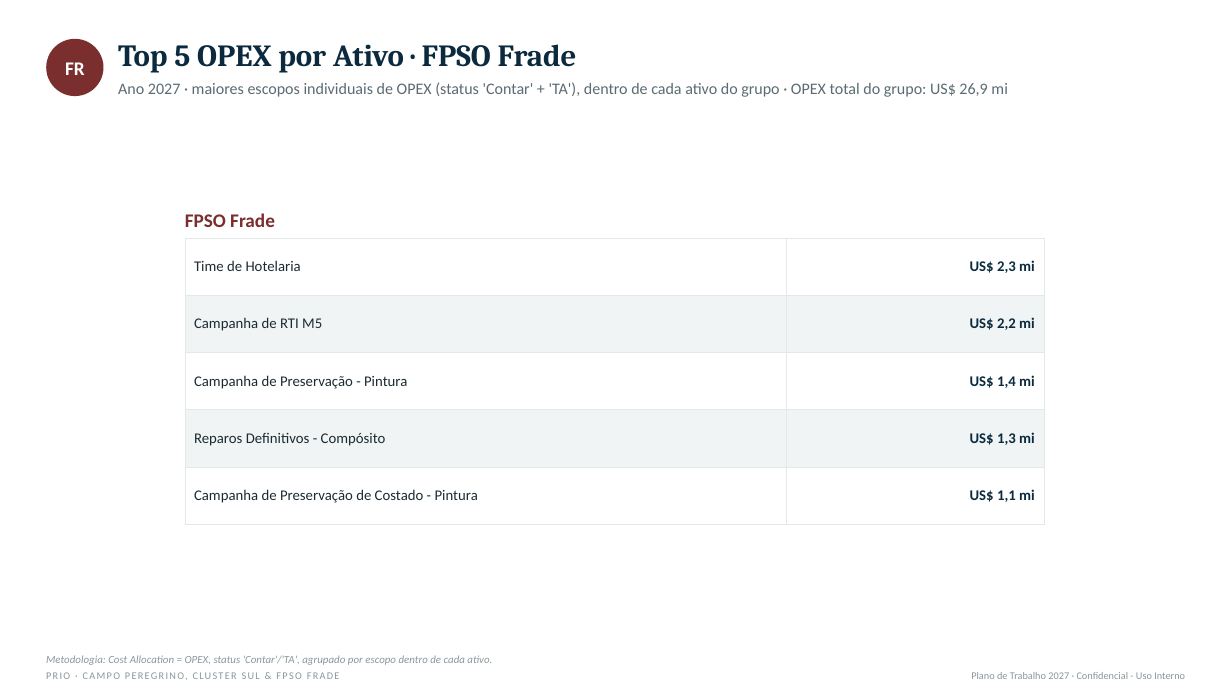
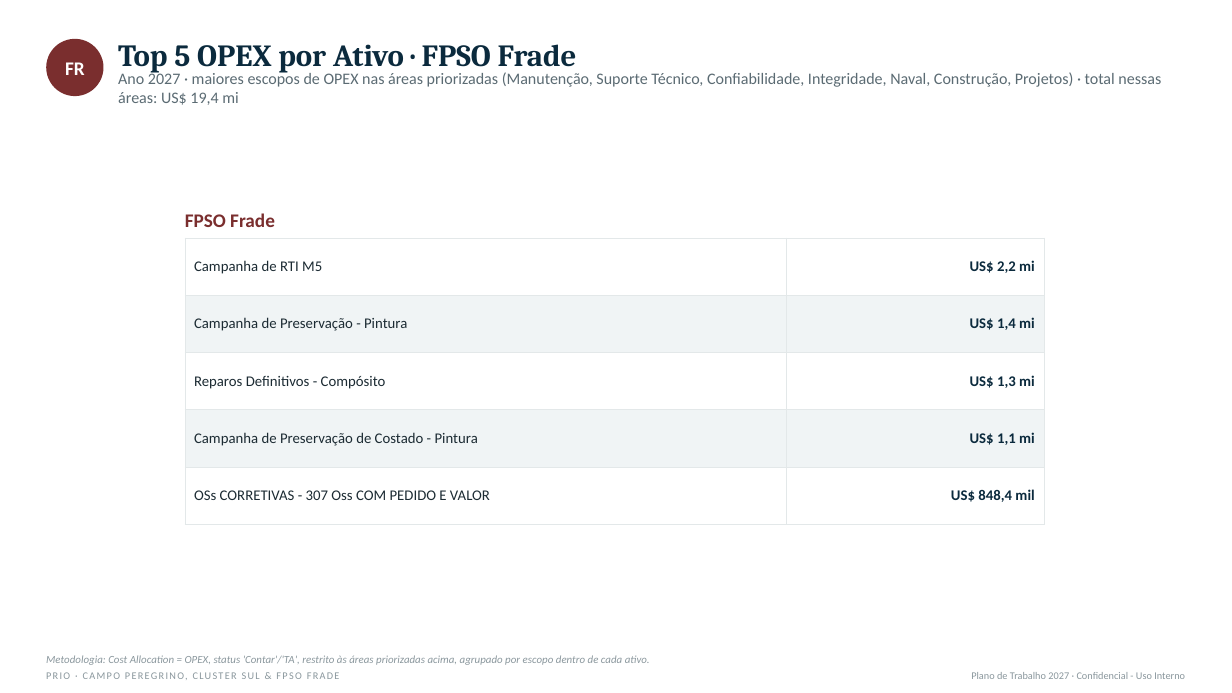
Before and after one commit to LucasRibaas/Planejamento, a slide deck: slide 4 of PRIO_Top_CAPEX_OPEX_Despriorizados_2027.pptx. Drawn at 1232x693 pixels with LibreOffice and Linux fonts; fonts in the diff are those of the drawing. Boxes give left, top, right and bottom in pixels: in the first picture for what was removed or moved away, otherwise in the second. Text is boxed around its words. In the diff, an @@ line names an element or a change of style, - is before the commit and + after.

```diff
--- a/PRIO_Top_CAPEX_OPEX_Despriorizados_2027.pptx
+++ b/PRIO_Top_CAPEX_OPEX_Despriorizados_2027.pptx
@@ text at (118, 71, 1161, 105): text changed @@
-Ano 2027 · maiores escopos individuais de OPEX (status 'Contar' + 'TA'), dentro de cada ativo do grupo · OPEX total do grupo: US$ 26,9 mi
+Ano 2027 · maiores escopos de OPEX nas áreas priorizadas (Manutenção, Suporte Técnico, Confiabilidade, Integridade, Naval, Construção, Projetos) · total nessas áreas: US$ 19,4 mi
@@ table at (185, 238, 1044, 506) @@
-row 1: Time de Hotelaria | US$ 2,3 mi
+row 5: OSs CORRETIVAS - 307 Oss COM PEDIDO E VALOR | US$ 848,4 mil
@@ text at (46, 655, 650, 665): text changed @@
-Metodologia: Cost Allocation = OPEX, status 'Contar'/'TA', agrupado por escopo dentro de cada ativo.
+Metodologia: Cost Allocation = OPEX, status 'Contar'/'TA', restrito às áreas priorizadas acima, agrupado por escopo dentro de cada ativo.
```
Also in this commit, not shown: 2 other slides changed.
